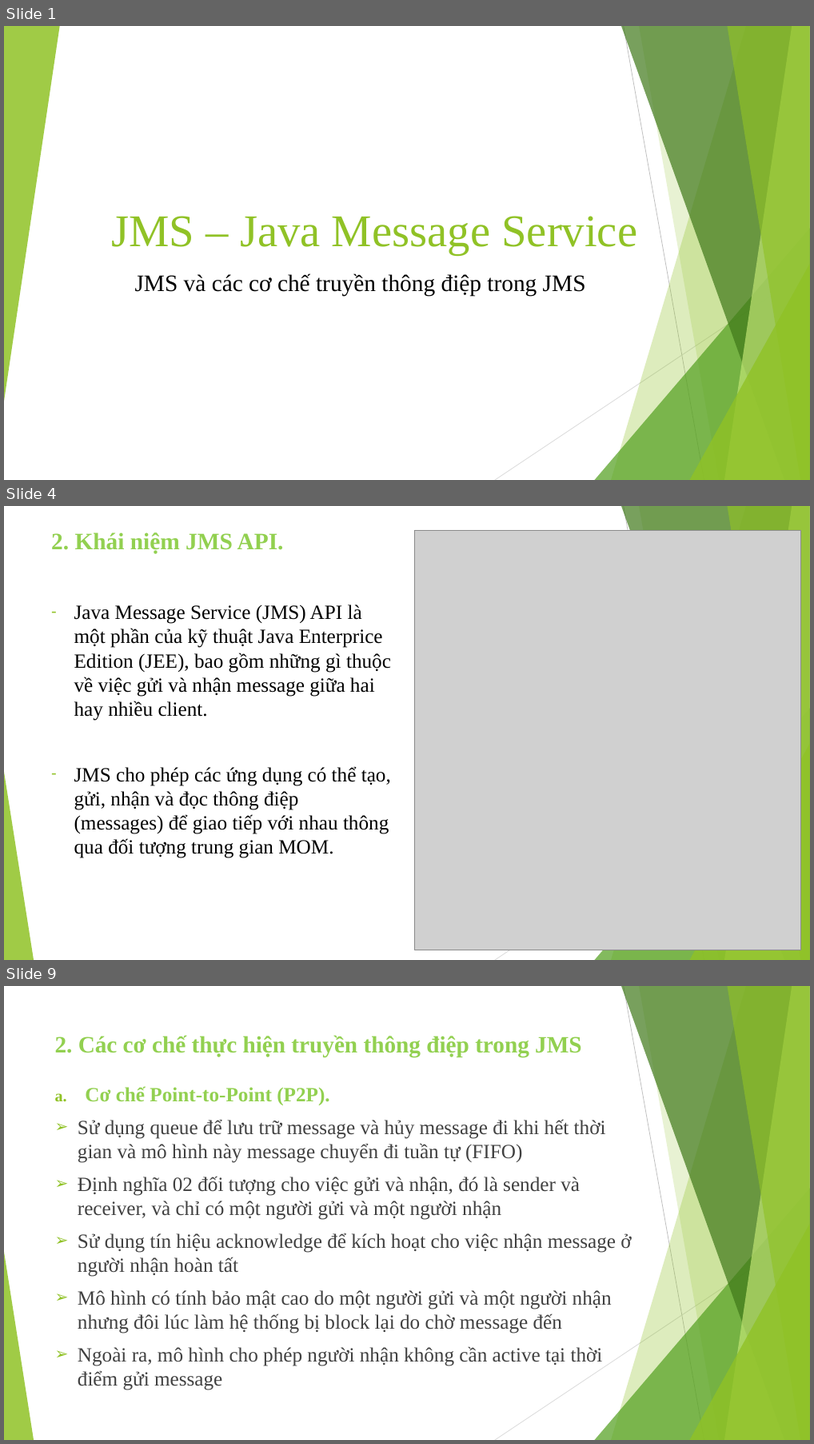
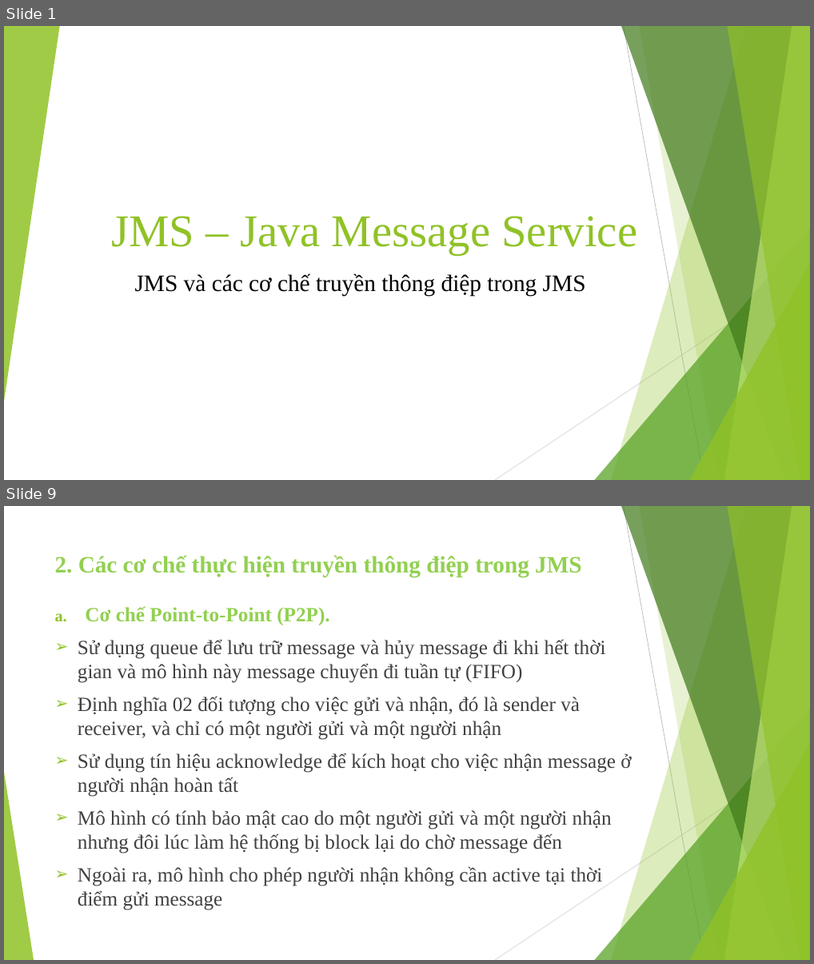
Before and after one commit to tranchuyen282/PTIT, a slide deck: PTPMDV/SlideJMS.pptx. Shown one above the other, each under a label of ours: slides 1, 4 and 9 before the commit, slides 1 and 9 after it; the slides between them are not shown. The pictures are 814x1444 and 814x964 pixels, drawn with LibreOffice and Linux fonts; fonts in the diff are those of the drawing; grey boxes stand for pictures. Boxes give left, top, right and bottom in pixels: in the first picture for what was removed or moved away, otherwise in the second. Text is boxed around its words. In the diff, an @@ line names an element or a change of style, - is before the commit and + after.

```diff
--- a/PTPMDV/SlideJMS.pptx
+++ b/PTPMDV/SlideJMS.pptx
@@ slide 4 removed at bbox=[4, 506, 810, 960], background #FFFFFF; not listed: 10 template elements that a slide beside it also shows @@
@@ text removed at bbox=[51, 532, 391, 858] @@
-2. Khái niệm JMS API.
-– Java Message Service (JMS) API là một phần của kỹ thuật Java Enterprice Edition (JEE), bao gồm những gì thuộc về việc gửi và nhận message giữa hai hay nhiều client.
-– JMS cho phép các ứng dụng có thể tạo, gửi, nhận và đọc thông điệp (messages) để giao tiếp với nhau thông qua đối tượng trung gian MOM.
@@ picture removed at bbox=[414, 530, 802, 949] @@
```
Also in this commit, not shown: 3 slides changed, 4 slides added, 3 other slides removed, 4 other files.
